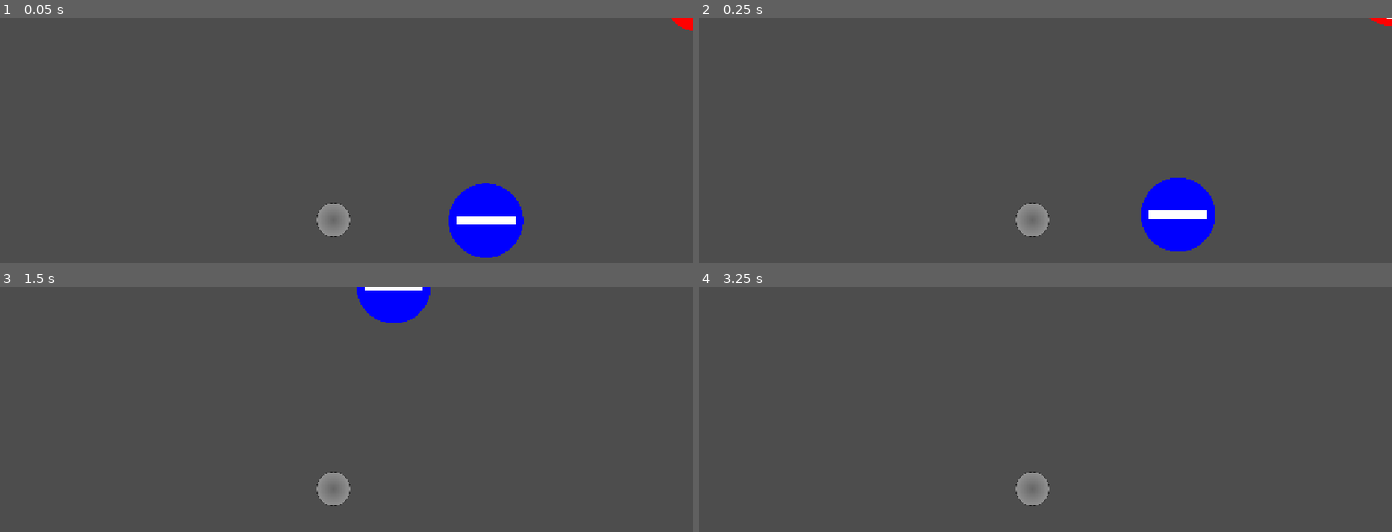
Above: before the commit, frames 1-4 (two rows, left to right).
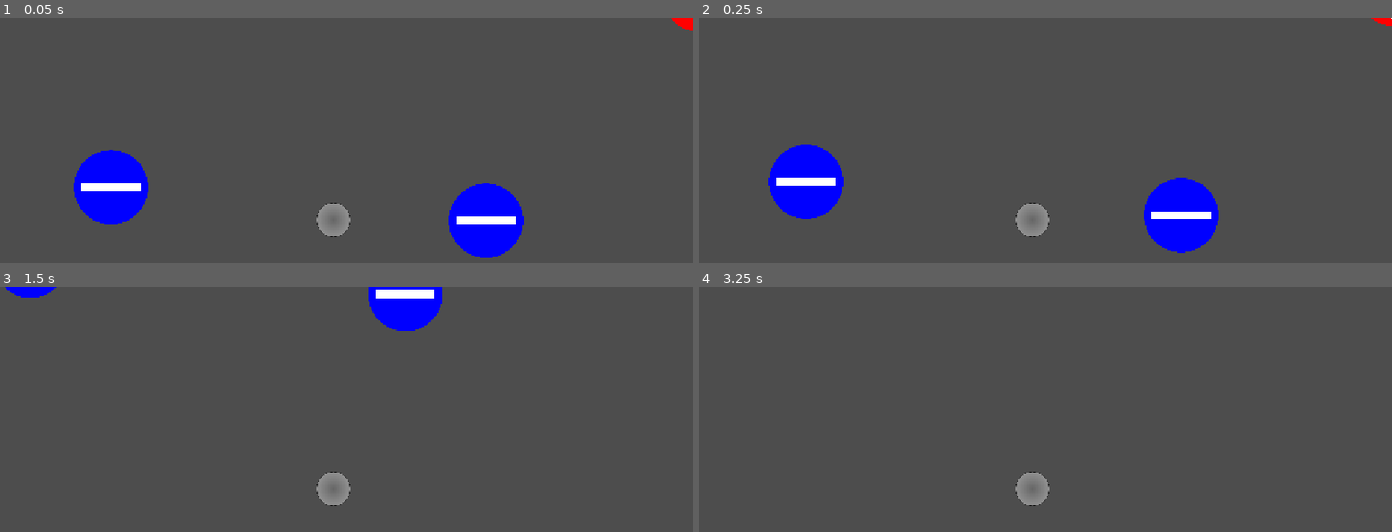
Above: after the commit, the same moments.

Repository: KendeTelbisz/godot_game
Game: Godot game, scene res://scenes/node_2d.tscn
The game is run twice, just before and just after one commit, with the same random seed, the same clock (stepped at 60 frames per second) and the same inputs.
Inputs:
- Up to frame 1 (0.05 s): no input
- Up to frame 2 (0.25 s): no input
- Up to frame 3 (1.5 s): hold Space (toggle_polarity) 0.53-1.28 s; hold D (move_right) from 0.53 s (still down); tap W (jump) at 0.77 s; tap Space (toggle_polarity) at 1.35 s
- Up to frame 4 (3.25 s): tap W (jump) at 1.52, 3.02 s; release D (move_right) at 2.03 s; hold A (move_left) 2.03-2.78 s; hold Space (toggle_polarity) 2.03-2.78 s; tap Enter at 2.75 s; hold D (move_right) from 2.78 s (still down); tap Space (toggle_polarity) at 2.85 s

The runs differ from the first frame. In frame 1, 2.6% of the frame differs, in the area x 10-98%, y 2-98%; in frame 2, 3.0%, in the area x 9-100%, y 0-96%; in frame 3, 1.3%; in frame 4, less than 0.1%.

Commit message:
adding the polarity change audio

Diff:
--- a/game/scenes/node_2d.tscn
+++ b/game/scenes/node_2d.tscn
@@ -2,6 +2,7 @@
 
 [ext_resource type="Texture2D" uid="uid://b7rf61t1bsl6r" path="res://assets/object-NEG.svg" id="1_6e84v"]
 [ext_resource type="Texture2D" uid="uid://ctqlyjfiprucf" path="res://assets/player.svg" id="2_4dvvg"]
+[ext_resource type="AudioStream" uid="uid://crxlifi1hp3g" path="res://scripts/sound(2).wav" id="2_fws66"]
 [ext_resource type="Script" uid="uid://dxwpcmmldsgvg" path="res://scripts/player.gd" id="2_rnjyy"]
 [ext_resource type="Script" uid="uid://ss6uosh6hts8" path="res://scripts/magnet_N.gd" id="3_j7wrs"]
 [ext_resource type="Texture2D" uid="uid://cv5pfubdxexqn" path="res://assets/object-POS.svg" id="5_04qyp"]
@@ -21,6 +22,9 @@
 [node name="CharacterBody2D" type="CharacterBody2D" parent="." unique_id=1612839325]
 script = ExtResource("2_rnjyy")
 
+[node name="AudioStreamPlayer2D" type="AudioStreamPlayer2D" parent="CharacterBody2D" unique_id=136391394]
+stream = ExtResource("2_fws66")
+
 [node name="CollisionShape2D" type="CollisionShape2D" parent="CharacterBody2D" unique_id=889227905]
 shape = SubResource("CircleShape2D_efyvp")
 
@@ -51,6 +55,70 @@
 [node name="CollisionShape2D" type="CollisionShape2D" parent="Magnet-N001/Solid" unique_id=556677889]
 shape = SubResource("CircleShape2D_6e84v")
 
+[node name="Magnet-N002" type="Area2D" parent="." unique_id=1527455520]
+position = Vector2(-2374, -346)
+script = ExtResource("3_j7wrs")
+
+[node name="Sprite2D" type="Sprite2D" parent="Magnet-N002" unique_id=1750265148]
+texture = ExtResource("1_6e84v")
+
+[node name="CollisionShape2D" type="CollisionShape2D" parent="Magnet-N002" unique_id=1181395262]
+shape = SubResource("CircleShape2D_6e84v")
+debug_color = Color(0.994831, 0, 0.22318771, 0.41960785)
+
+[node name="Solid" type="StaticBody2D" parent="Magnet-N002" unique_id=38214042]
+
+[node name="CollisionShape2D" type="CollisionShape2D" parent="Magnet-N002/Solid" unique_id=1611616039]
+shape = SubResource("CircleShape2D_6e84v")
+
+[node name="Magnet-N003" type="Area2D" parent="." unique_id=11125498]
+position = Vector2(6596, -3904)
+script = ExtResource("3_j7wrs")
+
+[node name="Sprite2D" type="Sprite2D" parent="Magnet-N003" unique_id=1404196473]
+texture = ExtResource("1_6e84v")
+
+[node name="CollisionShape2D" type="CollisionShape2D" parent="Magnet-N003" unique_id=2065451605]
+shape = SubResource("CircleShape2D_6e84v")
+debug_color = Color(0.994831, 0, 0.22318771, 0.41960785)
+
+[node name="Solid" type="StaticBody2D" parent="Magnet-N003" unique_id=292764586]
+
+[node name="CollisionShape2D" type="CollisionShape2D" parent="Magnet-N003/Solid" unique_id=1967604638]
+shape = SubResource("CircleShape2D_6e84v")
+
+[node name="Magnet-N004" type="Area2D" parent="." unique_id=443327346]
+position = Vector2(-1160, -4785)
+script = ExtResource("3_j7wrs")
+
+[node name="Sprite2D" type="Sprite2D" parent="Magnet-N004" unique_id=549627536]
+texture = ExtResource("1_6e84v")
+
+[node name="CollisionShape2D" type="CollisionShape2D" parent="Magnet-N004" unique_id=1478509772]
+shape = SubResource("CircleShape2D_6e84v")
+debug_color = Color(0.994831, 0, 0.22318771, 0.41960785)
+
+[node name="Solid" type="StaticBody2D" parent="Magnet-N004" unique_id=334659339]
+
+[node name="CollisionShape2D" type="CollisionShape2D" parent="Magnet-N004/Solid" unique_id=1203530263]
+shape = SubResource("CircleShape2D_6e84v")
+
+[node name="Magnet-N005" type="Area2D" parent="." unique_id=125404018]
+position = Vector2(-6387, -6733)
+script = ExtResource("3_j7wrs")
+
+[node name="Sprite2D" type="Sprite2D" parent="Magnet-N005" unique_id=983164328]
+texture = ExtResource("1_6e84v")
+
+[node name="CollisionShape2D" type="CollisionShape2D" parent="Magnet-N005" unique_id=419212090]
+shape = SubResource("CircleShape2D_6e84v")
+debug_color = Color(0.994831, 0, 0.22318771, 0.41960785)
+
+[node name="Solid" type="StaticBody2D" parent="Magnet-N005" unique_id=881688107]
+
+[node name="CollisionShape2D" type="CollisionShape2D" parent="Magnet-N005/Solid" unique_id=592252831]
+shape = SubResource("CircleShape2D_6e84v")
+
 [node name="Magnet-P001" type="Area2D" parent="." unique_id=573376002]
 position = Vector2(3909, -2398)
 script = ExtResource("5_fws66")
@@ -66,3 +134,67 @@
 
 [node name="CollisionShape2D" type="CollisionShape2D" parent="Magnet-P001/Solid" unique_id=2046084682]
 shape = SubResource("CircleShape2D_6e84v")
+
+[node name="Magnet-P002" type="Area2D" parent="." unique_id=1393795194]
+position = Vector2(7914, 264)
+script = ExtResource("5_fws66")
+
+[node name="Sprite2D" type="Sprite2D" parent="Magnet-P002" unique_id=1097020712]
+texture = ExtResource("5_04qyp")
+
+[node name="CollisionShape2D" type="CollisionShape2D" parent="Magnet-P002" unique_id=1169224332]
+shape = SubResource("CircleShape2D_6e84v")
+debug_color = Color(0.994831, 0, 0.22318771, 0.41960785)
+
+[node name="Solid" type="StaticBody2D" parent="Magnet-P002" unique_id=953575457]
+
+[node name="CollisionShape2D" type="CollisionShape2D" parent="Magnet-P002/Solid" unique_id=1893300665]
+shape = SubResource("CircleShape2D_6e84v")
+
+[node name="Magnet-P004" type="Area2D" parent="." unique_id=608253533]
+position = Vector2(2612, -8279)
+script = ExtResource("5_fws66")
+
+[node name="Sprite2D" type="Sprite2D" parent="Magnet-P004" unique_id=1228293124]
+texture = ExtResource("5_04qyp")
+
+[node name="CollisionShape2D" type="CollisionShape2D" parent="Magnet-P004" unique_id=1979292611]
+shape = SubResource("CircleShape2D_6e84v")
+debug_color = Color(0.994831, 0, 0.22318771, 0.41960785)
+
+[node name="Solid" type="StaticBody2D" parent="Magnet-P004" unique_id=1701246353]
+
+[node name="CollisionShape2D" type="CollisionShape2D" parent="Magnet-P004/Solid" unique_id=1344034287]
+shape = SubResource("CircleShape2D_6e84v")
+
+[node name="Magnet-P005" type="Area2D" parent="." unique_id=458157466]
+position = Vector2(-8048, 2512)
+script = ExtResource("5_fws66")
+
+[node name="Sprite2D" type="Sprite2D" parent="Magnet-P005" unique_id=1789046311]
+texture = ExtResource("5_04qyp")
+
+[node name="CollisionShape2D" type="CollisionShape2D" parent="Magnet-P005" unique_id=943274910]
+shape = SubResource("CircleShape2D_6e84v")
+debug_color = Color(0.994831, 0, 0.22318771, 0.41960785)
+
+[node name="Solid" type="StaticBody2D" parent="Magnet-P005" unique_id=1558343417]
+
+[node name="CollisionShape2D" type="CollisionShape2D" parent="Magnet-P005/Solid" unique_id=919106667]
+shape = SubResource("CircleShape2D_6e84v")
+
+[node name="Magnet-P003" type="Area2D" parent="." unique_id=1846986615]
+position = Vector2(-6750, -3358)
+script = ExtResource("5_fws66")
+
+[node name="Sprite2D" type="Sprite2D" parent="Magnet-P003" unique_id=333243083]
+texture = ExtResource("5_04qyp")
+
+[node name="CollisionShape2D" type="CollisionShape2D" parent="Magnet-P003" unique_id=653256044]
+shape = SubResource("CircleShape2D_6e84v")
+debug_color = Color(0.994831, 0, 0.22318771, 0.41960785)
+
+[node name="Solid" type="StaticBody2D" parent="Magnet-P003" unique_id=1807091473]
+
+[node name="CollisionShape2D" type="CollisionShape2D" parent="Magnet-P003/Solid" unique_id=1015216973]
+shape = SubResource("CircleShape2D_6e84v")
--- a/game/scripts/player.gd
+++ b/game/scripts/player.gd
@@ -24,7 +24,7 @@
 @export var magnet_contact_tolerance: float = 24.0
 
 @onready var magnet_sensor: Area2D = get_node_or_null("magnetSensor")
-
+@onready var changeSound := $AudioStreamPlayer2D
 
 func _unhandled_input(event: InputEvent) -> void:
 	# A pólus váltása (Space / toggle_polarity)
@@ -32,9 +32,11 @@
 		if current_polarity == Polarity.NORTH:
 			current_polarity = Polarity.SOUTH
 			print("Pólus váltva: DÉL (SOUTH)")
+			changeSound.play()
 		else:
 			current_polarity = Polarity.NORTH
 			print("Pólus váltva: ÉSZAK (NORTH)")
+			changeSound.play()
 
 
 func _physics_process(delta: float) -> void:
Not shown, added: game/scripts/sound(2).wav.import
Not shown, added: game/scripts/sound(2).wav
